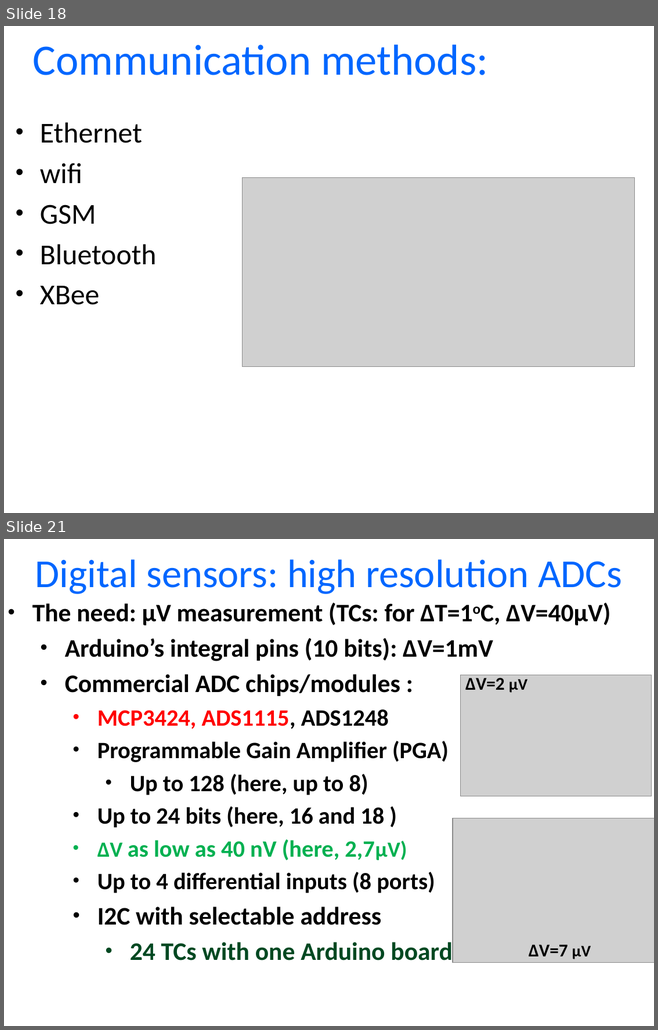
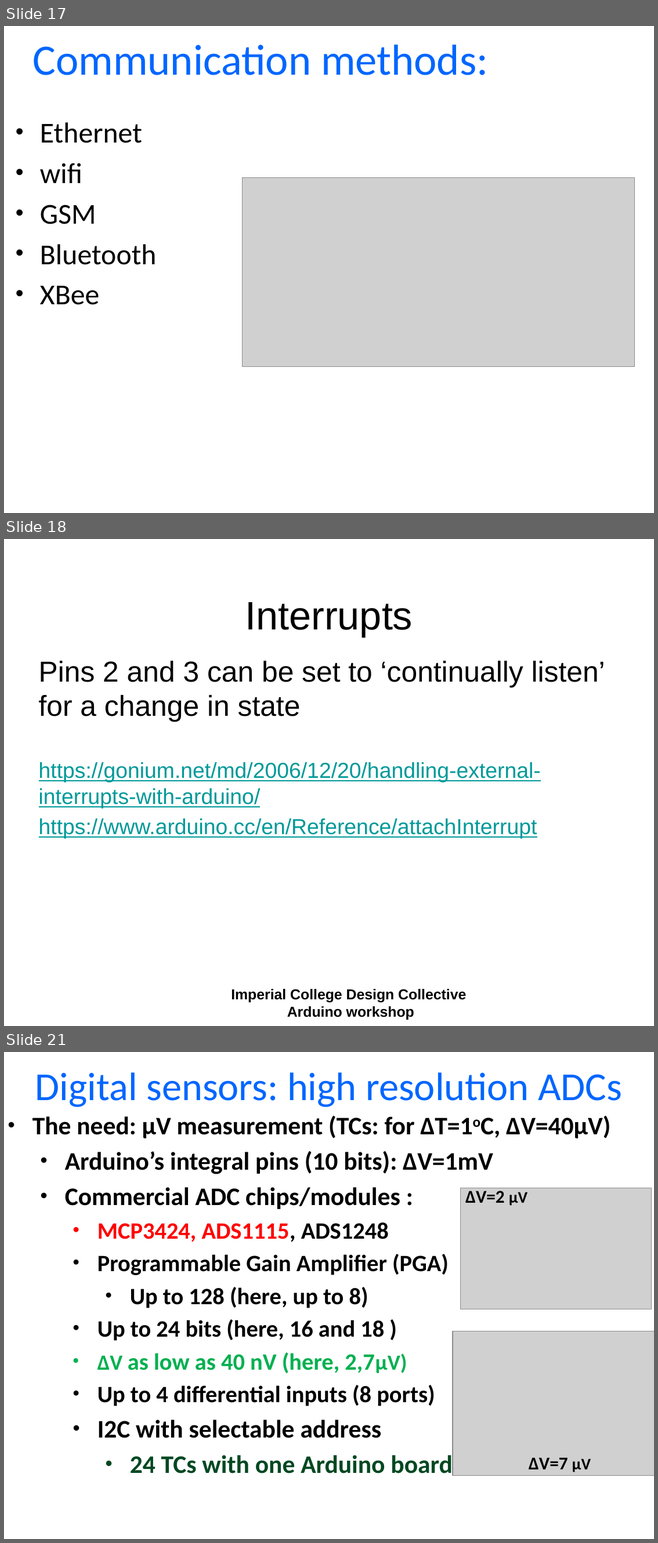
Before and after one commit to BraunAvi/Arduino-Workshop-ICL-2017, a slide deck: Presentations/3. Next Step with Arduino.pptx. Shown one above the other, each under a label of ours: slides 18 and 21 before the commit, slides 17, 18 and 21 after it; the slides between them are not shown. The pictures are 658x1030 and 658x1543 pixels, drawn with LibreOffice and Linux fonts; fonts in the diff are those of the drawing; grey boxes stand for pictures; background and template pictures are left out. Boxes give left, top, right and bottom in pixels: in the first picture for what was removed or moved away, otherwise in the second. Text is boxed around its words. In the diff, an @@ line names an element or a change of style, - is before the commit and + after.

```diff
--- a/Presentations/3. Next Step with Arduino.pptx
+++ b/Presentations/3. Next Step with Arduino.pptx
@@ slide 18 added at [4, 539, 654, 1026], background #FFFFFF @@
@@ title added at [245, 602, 412, 636], 44 pt, text #000000 @@
+Interrupts
@@ subtitle added at [39, 661, 605, 839], 24 pt, text #009999, underline @@
+Pins 2 and 3 can be set to ‘continually listen’ for a change in state
+https://gonium.net/md/2006/12/20/handling-external-interrupts-with-arduino/
+https://www.arduino.cc/en/Reference/attachInterrupt
@@ text added at [231, 989, 466, 1020], 16 pt, text #000000, bold @@
+Imperial College Design Collective
+Arduino workshop
@@ what was slide 18 is now slide 17 @@
```
Also in this commit, not shown: 2 slides changed, 1 other slide added, 3 slides removed, 2 other files.
